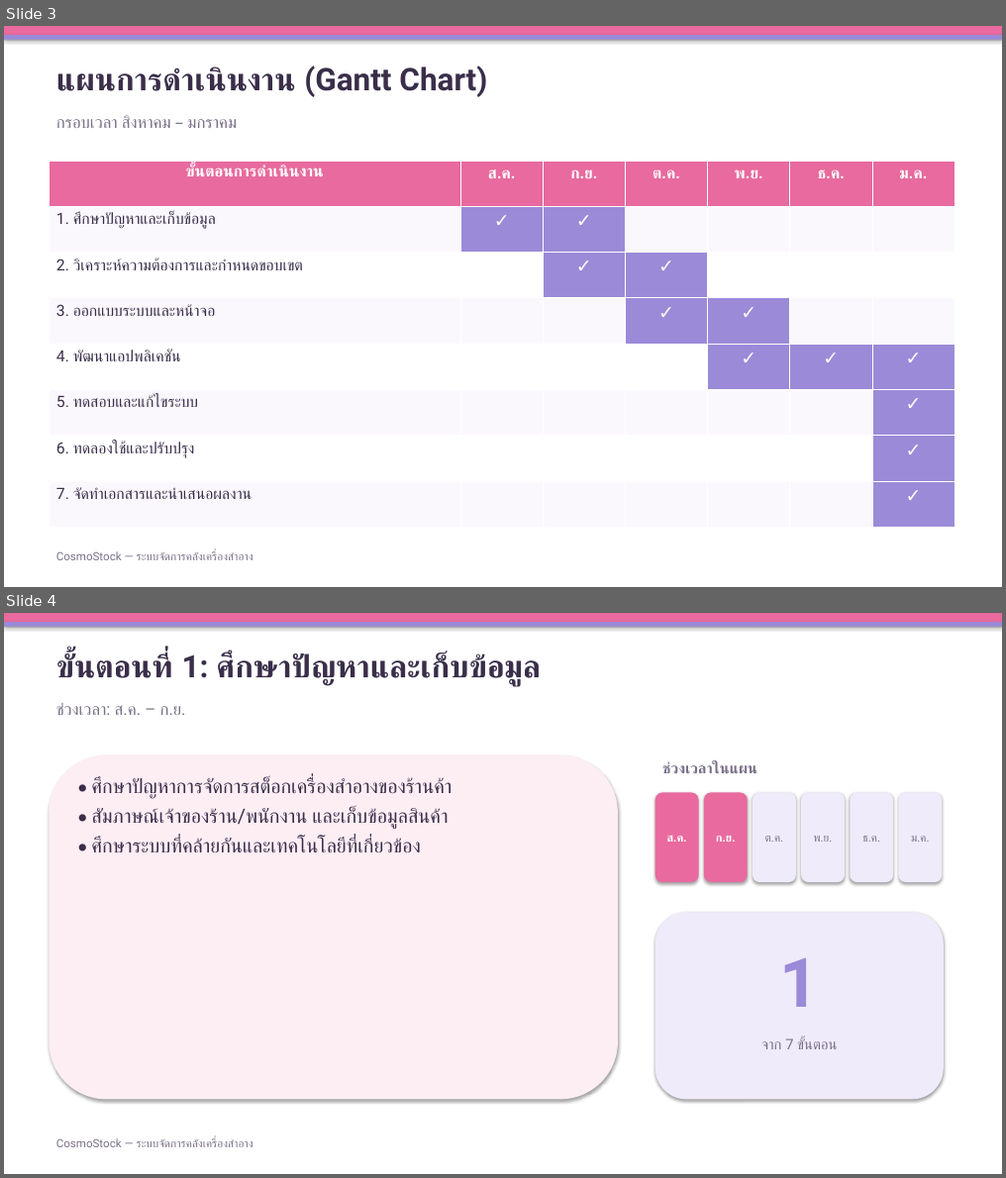
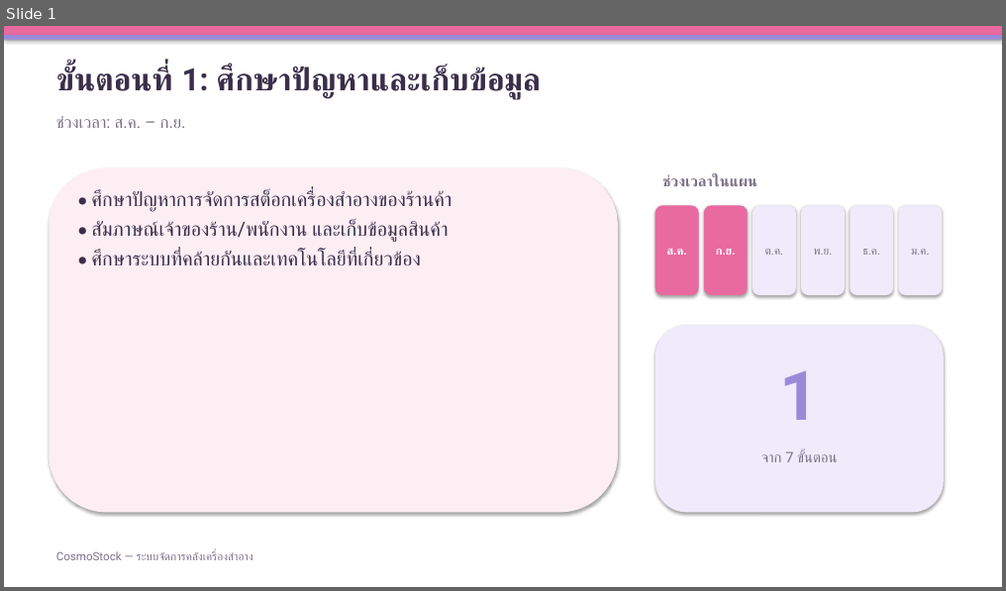
Before and after one commit to chakkrit4456/Cosmo-stock, a slide deck: doc/CosmoStock-ขั้นตอนการดำเนินงาน.pptx. Shown one above the other, each under a label of ours: slides 3 and 4 before the commit, slide 1 after it. The pictures are 1006x1178 and 1006x591 pixels, drawn with LibreOffice and Linux fonts; fonts in the diff are those of the drawing. Boxes give left, top, right and bottom in pixels: in the first picture for what was removed or moved away, otherwise in the second. Text is boxed around its words. In the diff, an @@ line names an element or a change of style, - is before the commit and + after.

```diff
--- a/doc/CosmoStock-ขั้นตอนการดำเนินงาน.pptx
+++ b/doc/CosmoStock-ขั้นตอนการดำเนินงาน.pptx
@@ slide 3 removed at box(4, 26, 1002, 587), background #FFFFFF @@
@@ rectangle removed at box(4, 26, 1002, 587) @@
@@ rectangle removed at box(4, 26, 1002, 35) @@
@@ rectangle removed at box(4, 35, 1002, 40) @@
@@ text removed at box(56, 66, 487, 97) @@
-แผนการดำเนินงาน (Gantt Chart)
@@ text removed at box(56, 116, 237, 128) @@
-กรอบเวลา สิงหาคม – มกราคม
@@ table removed at box(49, 161, 954, 528), 8 rows, 7 columns @@
-ขั้นตอนการดำเนินงาน | ส.ค. | ก.ย. | ต.ค. | พ.ย. | ธ.ค. | ม.ค.
-1. ศึกษาปัญหาและเก็บข้อมูล | ✓ | ✓ |  |  |  | 
-2. วิเคราะห์ความต้องการและกำหนดขอบเขต |  | ✓ | ✓ |  |  | 
-3. ออกแบบระบบและหน้าจอ |  |  | ✓ | ✓ |  | 
-4. พัฒนาแอปพลิเคชัน |  |  |  | ✓ | ✓ | ✓
-5. ทดสอบและแก้ไขระบบ |  |  |  |  |  | ✓
-6. ทดลองใช้และปรับปรุง |  |  |  |  |  | ✓
-7. จัดทำเอกสารและนำเสนอผลงาน |  |  |  |  |  | ✓
@@ text removed at box(56, 552, 253, 561) @@
-CosmoStock — ระบบจัดการคลังเครื่องสำอาง
@@ what was slide 4 is now slide 1 @@
```
Also in this commit, not shown: 3 other slides removed.
